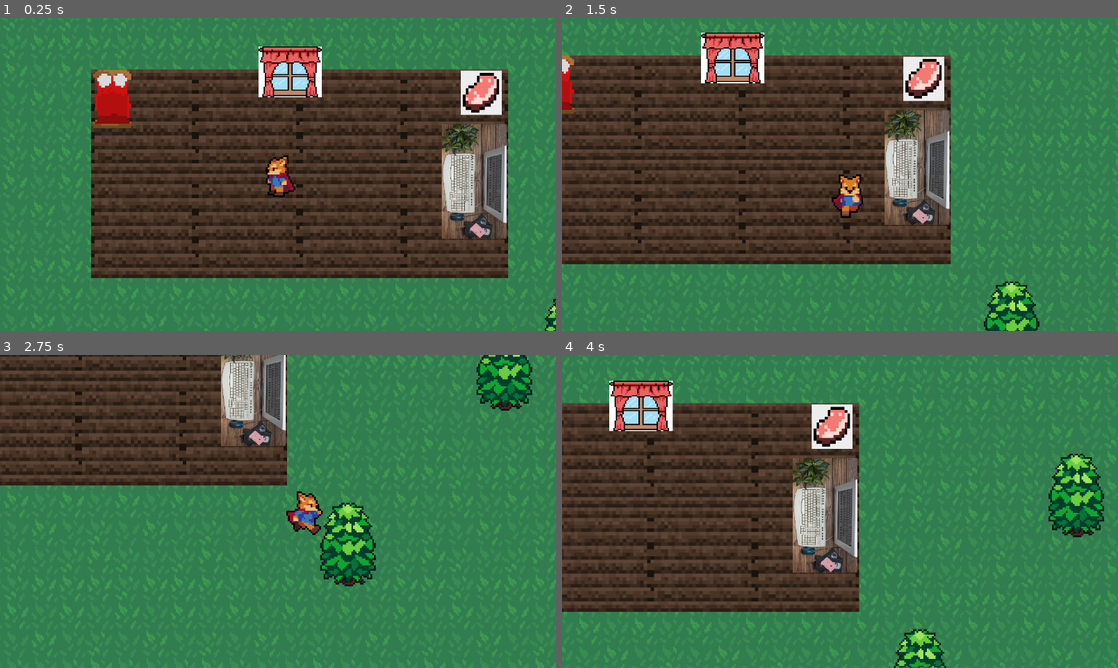
Above: before the commit, frames 1-4 (two rows, left to right).
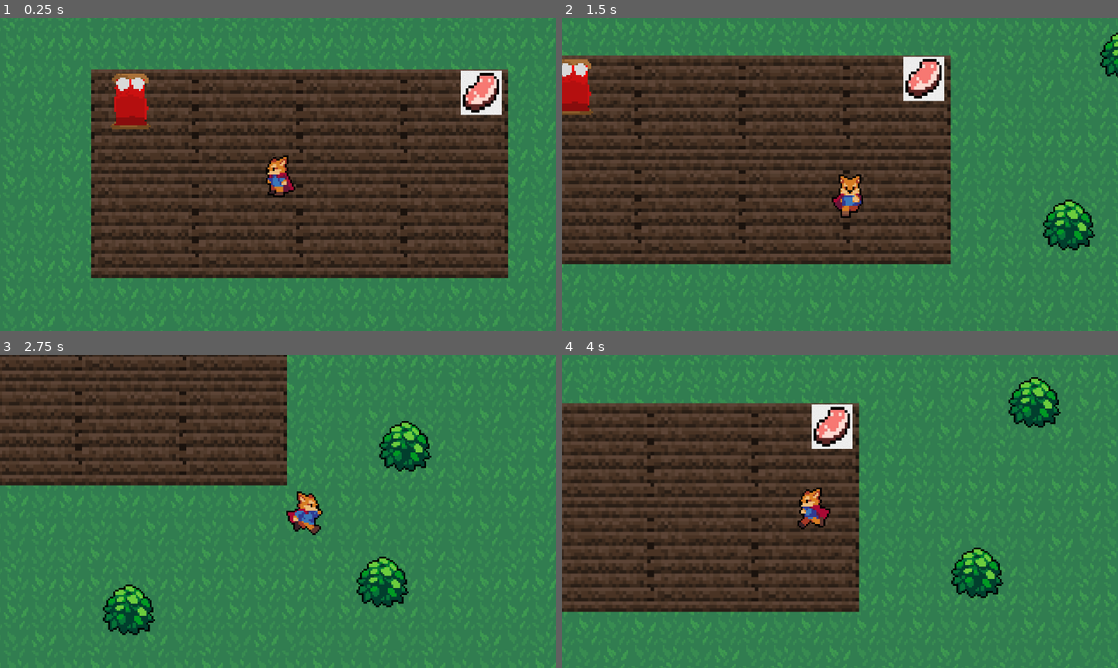
Above: after the commit, the same moments.

Repository: M00N2/gamejamtest
Game: Godot game, scene res://world.tscn
Two runs of this game, one before a commit and one after it. Both use one fixed random seed, a clock stepped at 60 frames per second and the inputs below.
Inputs:
- Up to frame 1 (0.25 s): no input
- Up to frame 2 (1.5 s): tap Enter at 0.5 s; hold D (move_right) 0.53-1.28 s; hold E (interact, bound only after the commit) 0.53-1.28 s; hold S (move_down) from 1.28 s (still down); tap E (interact, bound only after the commit) at 1.35 s
- Up to frame 3 (2.75 s): release S (move_down) at 2.03 s; hold D (move_right) from 2.03 s (still down); hold E (interact, bound only after the commit) from 2.03 s (still down)
- Up to frame 4 (4 s): release D (move_right) at 2.78 s; release E (interact, bound only after the commit) at 2.78 s; hold W (move_up) 2.78-3.53 s; tap E (interact, bound only after the commit) at 2.85 s; hold A (move_left) from 3.53 s (still down); hold E (interact, bound only after the commit) from 3.53 s (still down)

The runs differ from the first frame. In frame 1, 7.0% of the frame differs, in the area x 16-100%, y 9-100%; in frame 2, 8.9%; in frame 3, 9.8%; in frame 4, 11%, in the area x 8-98%, y 7-100%.

Commit message:
Added basic interaction system

Diff:
--- /dev/null
+++ b/assets/interactions_components/bed.tscn
@@ -0,0 +1,26 @@
+[gd_scene load_steps=6 format=3 uid="uid://c0r1htwxsvx8i"]
+
+[ext_resource type="Script" uid="uid://bikuudvok5cxk" path="res://bed.gd" id="1_4fvnb"]
+[ext_resource type="Texture2D" uid="uid://j01r7lsmvk4h" path="res://assets/world/bed.png" id="2_fbr7l"]
+[ext_resource type="PackedScene" uid="uid://d3cxp5rodwgyu" path="res://assets/interactions_components/interactable.tscn" id="3_ko640"]
+
+[sub_resource type="CapsuleShape2D" id="CapsuleShape2D_u82fu"]
+
+[sub_resource type="CapsuleShape2D" id="CapsuleShape2D_mlxj0"]
+
+[node name="Bed" type="StaticBody2D"]
+script = ExtResource("1_4fvnb")
+
+[node name="CollisionShape2D" type="CollisionShape2D" parent="."]
+shape = SubResource("CapsuleShape2D_u82fu")
+
+[node name="Sprite2D" type="Sprite2D" parent="."]
+scale = Vector2(0.137912, 0.137912)
+texture = ExtResource("2_fbr7l")
+
+[node name="Interactable" parent="." instance=ExtResource("3_ko640")]
+interact_name = "use Bed"
+
+[node name="CollisionShape2D" type="CollisionShape2D" parent="Interactable"]
+scale = Vector2(1.46327, 1.3841)
+shape = SubResource("CapsuleShape2D_mlxj0")
--- /dev/null
+++ b/assets/interactions_components/interactable.gd
@@ -0,0 +1,7 @@
+extends Area2D
+
+@export var interact_name: = ""
+@export var is_interactable: bool = true
+
+var interact: Callable = func(): # triggereing function via the interacting componenet
+	pass
--- /dev/null
+++ b/assets/interactions_components/interactable.tscn
@@ -0,0 +1,8 @@
+[gd_scene load_steps=2 format=3 uid="uid://d3cxp5rodwgyu"]
+
+[ext_resource type="Script" uid="uid://c2tkjgujfxt2n" path="res://assets/interactions_components/interactable.gd" id="1_xqjna"]
+
+[node name="Interactable" type="Area2D"]
+collision_layer = 2
+collision_mask = 0
+script = ExtResource("1_xqjna")
--- /dev/null
+++ b/assets/interactions_components/interacting_component.gd
@@ -0,0 +1,36 @@
+extends Node2D
+@onready var interacting_component: Node2D = $"."
+@onready var interact_label: Label = $InteractRange/InteractLabel
+var current_interactions := []
+var can_interact := true
+
+func _input(event: InputEvent) -> void:
+	if event.is_action_pressed("interact") and can_interact: #checing for interaction button pressed
+		if current_interactions:
+			can_interact = false
+			interact_label.hide() # hides label if not interactable
+
+			await current_interactions[0].interact.call()
+
+			can_interact = true
+
+func _process(_delta: float) -> void: # checking for the nearest interactable to display
+	if current_interactions and can_interact:
+		current_interactions.sort_custom(_sort_by_nearest)
+		if current_interactions[0].is_interactable:
+			interact_label.text = current_interactions[0].interact_name
+			interact_label.show()
+	else:
+		interact_label.hide()
+
+func _sort_by_nearest(area1, area2): # closer interactable takes priority in being displayed
+	var area1_dist = global_position.distance_to(area1.global_position)
+	var area2_dist = global_position.distance_to(area2.global_position)
+	return area1_dist < area2_dist
+
+func _on_interact_range_area_entered(area: Area2D) -> void:
+	current_interactions.push_back(area)
+
+
+func _on_interact_range_area_exited(area: Area2D) -> void:
+	current_interactions.erase(area)
--- /dev/null
+++ b/assets/interactions_components/interacting_component.tscn
@@ -0,0 +1,43 @@
+[gd_scene load_steps=4 format=3 uid="uid://d3nkjpsjfpa0o"]
+
+[ext_resource type="Script" uid="uid://dbv3uaeuu4aes" path="res://assets/interactions_components/interacting_component.gd" id="1_uf0qt"]
+
+[sub_resource type="CircleShape2D" id="CircleShape2D_nknc2"]
+radius = 11.0454
+
+[sub_resource type="LabelSettings" id="LabelSettings_uf0qt"]
+font_size = 12
+outline_size = 2
+outline_color = Color(0, 0, 0, 1)
+
+[node name="InteractingComponent" type="Node2D"]
+script = ExtResource("1_uf0qt")
+
+[node name="InteractRange" type="Area2D" parent="."]
+collision_layer = 0
+collision_mask = 2
+
+[node name="CollisionShape2D" type="CollisionShape2D" parent="InteractRange"]
+shape = SubResource("CircleShape2D_nknc2")
+
+[node name="InteractLabel" type="Label" parent="InteractRange"]
+z_index = 10
+anchors_preset = 8
+anchor_left = 0.5
+anchor_top = 0.5
+anchor_right = 0.5
+anchor_bottom = 0.5
+offset_left = -47.5
+offset_top = -40.0
+offset_right = 47.5
+offset_bottom = -17.0
+grow_horizontal = 2
+grow_vertical = 2
+text = "E to Interact"
+label_settings = SubResource("LabelSettings_uf0qt")
+horizontal_alignment = 1
+vertical_alignment = 1
+metadata/_edit_use_anchors_ = true
+
+[connection signal="area_entered" from="InteractRange" to="." method="_on_interact_range_area_entered"]
+[connection signal="area_exited" from="InteractRange" to="." method="_on_interact_range_area_exited"]
--- a/assets/player/player.gd
+++ b/assets/player/player.gd
@@ -2,22 +2,22 @@
 
 const SPEED = 100.0
 
-var input_vector: = Vector2.ZERO
-@onready var animation_tree: AnimationTree = $AnimationTree
+var input_vector: = Vector2.ZERO #base movement is 0
+@onready var animation_tree: AnimationTree = $AnimationTree # ready to play animations when cond. met
 
 func _physics_process(_delta: float) -> void:
 
-	velocity = Vector2.ZERO
+	velocity = Vector2.ZERO #velocity = 0
 
-	input_vector = Input.get_vector("move_left", "move_right", "move_up", "move_down")
+	input_vector = Input.get_vector("move_left", "move_right", "move_up", "move_down") # allows for wasd for movement
 
 	if input_vector != Vector2.ZERO:
-		var direction_vector: = Vector2(-input_vector.x, input_vector.y)
+		var direction_vector: = Vector2(-input_vector.x, input_vector.y) # used in code video would flip movement but used for clarity sake
 		update_blend_positions(direction_vector)
 
 	velocity = SPEED * input_vector
-	move_and_slide()
+	move_and_slide() # movement type
 
 func update_blend_positions(direct_vector:Vector2) -> void:
-	animation_tree.set("parameters/StateMachine/MoveState/RunState/blend_position", input_vector)
+	animation_tree.set("parameters/StateMachine/MoveState/RunState/blend_position", input_vector) #idk
 	animation_tree.set("parameters/StateMachine/MoveState/StandState/blend_position", input_vector)
--- a/assets/player/player.tscn
+++ b/assets/player/player.tscn
@@ -1,7 +1,8 @@
-[gd_scene load_steps=31 format=3 uid="uid://dcn684s8j4wpq"]
+[gd_scene load_steps=32 format=3 uid="uid://dcn684s8j4wpq"]
 
 [ext_resource type="Texture2D" uid="uid://c26icxrdkjmt4" path="res://assets/player/player.png" id="1_d6veg"]
 [ext_resource type="Script" uid="uid://b5j4trarbg80j" path="res://assets/player/player.gd" id="1_h6syq"]
+[ext_resource type="PackedScene" uid="uid://d3nkjpsjfpa0o" path="res://assets/interactions_components/interacting_component.tscn" id="3_v2miy"]
 
 [sub_resource type="Animation" id="Animation_v2miy"]
 length = 0.001
@@ -278,3 +279,5 @@
 
 [node name="CollisionPolygon2D" type="CollisionPolygon2D" parent="."]
 polygon = PackedVector2Array(0, 13, -6, 5, 0, 0, 6, 5)
+
+[node name="InteractingComponent" parent="." instance=ExtResource("3_v2miy")]
--- /dev/null
+++ b/bed.gd
@@ -0,0 +1,10 @@
+extends StaticBody2D
+
+@onready var interactable: Area2D = $Interactable
+@onready var collision_shape_2d: CollisionShape2D = $Interactable/CollisionShape2D
+
+func _ready() -> void:
+	interactable.interact = _on_interact
+
+func _on_interact():
+	print("you have touched the bed")
--- a/project.godot
+++ b/project.godot
@@ -22,6 +22,8 @@
 window/size/window_width_override=1280
 window/size/window_height_override=720
 window/stretch/mode="canvas_items"
+mouse_cursor/layer_2=""
+mouse_cursor/layer_1=""
 
 [input]
 
@@ -45,7 +47,7 @@
 "events": [Object(InputEventKey,"resource_local_to_scene":false,"resource_name":"","device":-1,"window_id":0,"alt_press …(192 unchanged characters)…
 ]
 }
-use={
+interact={
 "deadzone": 0.2,
 "events": [Object(InputEventKey,"resource_local_to_scene":false,"resource_name":"","device":-1,"window_id":0,"alt_press …(192 unchanged characters)…
 ]
@@ -53,6 +55,8 @@
 
 [layer_names]
 
+2d_render/layer_1="world"
+2d_render/layer_2="interactions"
 2d_physics/layer_1="world"
 2d_physics/layer_2="interactions"
 
--- a/world.tscn
+++ b/world.tscn
@@ -1,14 +1,11 @@
-[gd_scene load_steps=10 format=3 uid="uid://d3evmnwam200c"]
+[gd_scene load_steps=7 format=3 uid="uid://d3evmnwam200c"]
 
 [ext_resource type="PackedScene" uid="uid://dcn684s8j4wpq" path="res://assets/player/player.tscn" id="1_f3sb7"]
 [ext_resource type="Texture2D" uid="uid://d25m7v1e524u2" path="res://assets/world/grass_background.png" id="1_pkg7o"]
-[ext_resource type="Texture2D" uid="uid://bu8why8ykkokc" path="res://assets/world/depositphotos_252617874-stock-photo-retro-computer-wooden-table-monitor.webp" id="2_036b0"]
-[ext_resource type="Texture2D" uid="uid://j01r7lsmvk4h" path="res://assets/world/bed.png" id="3_dwbse"]
 [ext_resource type="Texture2D" uid="uid://bkwmsx8w1gppk" path="res://assets/world/images.jpg" id="4_pkg7o"]
 [ext_resource type="Texture2D" uid="uid://diqegdn626721" path="res://assets/world/wood_backrond.png" id="5_dwbse"]
-[ext_resource type="Texture2D" uid="uid://dtaumj04oj6wx" path="res://assets/world/vector-pixel-art-window-isolated-109521797.webp" id="5_gbfbk"]
-[ext_resource type="Texture2D" uid="uid://cnruohdh3xmfk" path="res://assets/world/tree.png" id="8_ioo17"]
-[ext_resource type="Texture2D" uid="uid://b0m6dcxjaadyt" path="res://assets/world/grass.png" id="9_wse8f"]
+[ext_resource type="Texture2D" uid="uid://cxklrp5vjvyw4" path="res://assets/world/bush.png" id="8_gbfbk"]
+[ext_resource type="PackedScene" uid="uid://c0r1htwxsvx8i" path="res://assets/interactions_components/bed.tscn" id="8_ioo17"]
 
 [node name="world" type="Node2D"]
 y_sort_enabled = true
@@ -32,74 +29,80 @@
 stretch_mode = 1
 metadata/_edit_use_anchors_ = true
 
-[node name="Depositphotos252617874-stock-photo-retro-computer-wooden-table-monitor" type="Sprite2D" parent="."]
-position = Vector2(433.5, 180.5)
-rotation = 1.5708
-scale = Vector2(0.11, 0.11901)
-texture = ExtResource("2_036b0")
-
-[node name="Bed" type="Sprite2D" parent="."]
-position = Vector2(224.5, 133.5)
-scale = Vector2(0.144531, 0.144531)
-texture = ExtResource("3_dwbse")
-
 [node name="Images" type="Sprite2D" parent="."]
 position = Vector2(437.5, 129.5)
 scale = Vector2(0.104444, 0.113333)
 texture = ExtResource("4_pkg7o")
 
-[node name="Vector-pixel-art-window-isolated-109521797" type="Sprite2D" parent="."]
-position = Vector2(327.5, 117.5)
-scale = Vector2(0.045625, 0.03625)
-texture = ExtResource("5_gbfbk")
+[node name="Entities" type="Node2D" parent="."]
+position = Vector2(320.5, 176.5)
+
+[node name="Bush" type="Sprite2D" parent="Entities"]
+position = Vector2(-231.5, 21.5)
+texture = ExtResource("8_gbfbk")
+
+[node name="Bush" type="Sprite2D" parent="Entities/Bush"]
+position = Vector2(5, -77)
+texture = ExtResource("8_gbfbk")
+
+[node name="Bush2" type="Sprite2D" parent="Entities/Bush"]
+position = Vector2(136, -136)
+texture = ExtResource("8_gbfbk")
+
+[node name="Bush3" type="Sprite2D" parent="Entities/Bush"]
+position = Vector2(465, -82)
+texture = ExtResource("8_gbfbk")
+
+[node name="Bush4" type="Sprite2D" parent="Entities/Bush"]
+position = Vector2(443, -137)
+texture = ExtResource("8_gbfbk")
+
+[node name="Bush5" type="Sprite2D" parent="Entities/Bush"]
+position = Vector2(432, 16)
+texture = ExtResource("8_gbfbk")
+
+[node name="Bush6" type="Sprite2D" parent="Entities/Bush"]
+position = Vector2(313, 171)
+texture = ExtResource("8_gbfbk")
+
+[node name="Bush7" type="Sprite2D" parent="Entities/Bush"]
+position = Vector2(130, 108)
+texture = ExtResource("8_gbfbk")
+
+[node name="Bush8" type="Sprite2D" parent="Entities/Bush"]
+position = Vector2(-19, 106)
+texture = ExtResource("8_gbfbk")
+
+[node name="Bush9" type="Sprite2D" parent="Entities/Bush"]
+position = Vector2(-45, -23)
+texture = ExtResource("8_gbfbk")
+
+[node name="Bush10" type="Sprite2D" parent="Entities/Bush"]
+position = Vector2(-45, -149)
+texture = ExtResource("8_gbfbk")
+
+[node name="Bush11" type="Sprite2D" parent="Entities/Bush"]
+position = Vector2(229, -173)
+texture = ExtResource("8_gbfbk")
+
+[node name="Bush12" type="Sprite2D" parent="Entities/Bush"]
+position = Vector2(325, -152)
+texture = ExtResource("8_gbfbk")
+
+[node name="Bush13" type="Sprite2D" parent="Entities/Bush"]
+position = Vector2(325, -152)
+texture = ExtResource("8_gbfbk")
+
+[node name="Bush14" type="Sprite2D" parent="Entities/Bush"]
+position = Vector2(419, 94)
+texture = ExtResource("8_gbfbk")
+
+[node name="Bush15" type="Sprite2D" parent="Entities/Bush"]
+position = Vector2(273, 110)
+texture = ExtResource("8_gbfbk")
 
 [node name="Player" parent="." instance=ExtResource("1_f3sb7")]
 position = Vector2(320.5, 176.5)
 
-[node name="Tree" type="Sprite2D" parent="."]
-position = Vector2(101, 110)
-texture = ExtResource("8_ioo17")
-
-[node name="Tree2" type="Sprite2D" parent="."]
-position = Vector2(204, 42)
-texture = ExtResource("8_ioo17")
-
-[node name="Tree3" type="Sprite2D" parent="."]
-position = Vector2(485, 49)
-texture = ExtResource("8_ioo17")
-
-[node name="Tree4" type="Sprite2D" parent="."]
-position = Vector2(578, 169)
-texture = ExtResource("8_ioo17")
-
-[node name="Tree5" type="Sprite2D" parent="."]
-position = Vector2(488, 270)
-texture = ExtResource("8_ioo17")
-
-[node name="Tree6" type="Sprite2D" parent="."]
-position = Vector2(87, 254)
-texture = ExtResource("8_ioo17")
-
-[node name="Tree8" type="Sprite2D" parent="."]
-position = Vector2(198, 294)
-texture = ExtResource("8_ioo17")
-
-[node name="Tree7" type="Sprite2D" parent="."]
-position = Vector2(51, 179)
-texture = ExtResource("8_ioo17")
-
-[node name="Grass" type="Sprite2D" parent="."]
-position = Vector2(92, 178)
-texture = ExtResource("9_wse8f")
-
-[node name="Grass2" type="Sprite2D" parent="."]
-position = Vector2(277, 61)
-texture = ExtResource("9_wse8f")
-
-[node name="Grass3" type="Sprite2D" parent="."]
-position = Vector2(277, 61)
-texture = ExtResource("9_wse8f")
-
-[node name="Grass4" type="Sprite2D" parent="."]
-position = Vector2(369, 66)
-texture = ExtResource("9_wse8f")
+[node name="Bed" parent="." instance=ExtResource("8_ioo17")]
+position = Vector2(235, 135)
Not shown, added: assets/interactions_components/interactable.gd.uid
Not shown, added: assets/interactions_components/interacting_component.gd.uid
Not shown, added: bed.gd.uid
